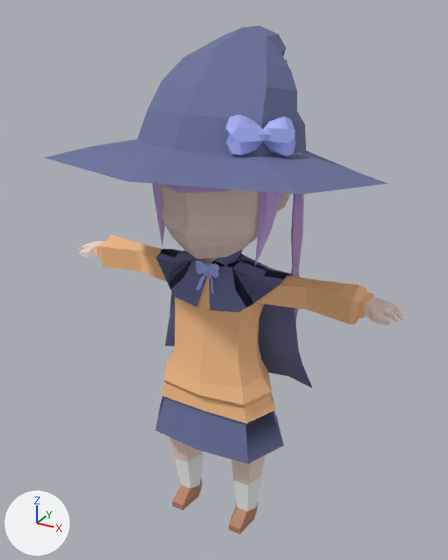
One commit to the FBX model Assets/CutePlatformer/Models/Characters/PlayerMelon.fbx: the scene before it, then after it.
One viewpoint serves both versions: a 50 mm lens placed at (1.33, -2.34, 2.55), pointed at (-0.01, 0.09, 1.33). Every picture has the same lights, and +X, +Y and +Z are marked at lower left. Where no turn or scale is listed for an object, it has been applied to the vertices. Vertices at the same position are counted once.

Names of what the first picture shows: 'MelonBody0', 'MelonCloak0', 'MelonCloak0Ribbon', 'MelonHair0Thick', 'MelonHat1', 'MelonHat1Ribbon'.
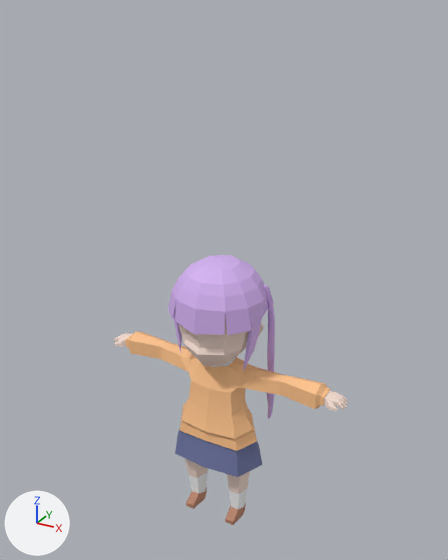
The change, as a list of edits to the scene's bpy script:
```text
Change me_mesh_005:
    used by ob_melonhair0thick; location = (0.26, 0.167, 2.143)
    remove me_mesh_005.from_pydata(...)  # 82 vertices, 106 faces; spans x -0.594..0.073, y -0.034..0.091, z -1.14..-0.019
    add me_mesh_005.from_pydata(...)  # 2516 vertices, 2512 faces; spans x -0.245..0.245, y 0.106..0.18, z 0.549..1.338
    me_mesh_005 part 1: 2516 vertices added at x -0.245..0.245, y 0.106..0.18, z 0.549..1.338
    me_mesh_005 part 2: 41 vertices removed from x -0.022..0.073, y -0.034..0.091, z -1.14..-0.019
Add me_mesh_1:
    me_mesh_1.from_pydata(...)  # 648 vertices, 722 faces; spans x -0.671..0.671, y -0.214..0.26, z 0.0..1.465
    # faces by material slot: [176, 372, 26, 28, 120]
    me_mesh_1.materials.append(mat_jumper)  # beige #ffc48c
    me_mesh_1.materials.append(mat_skin)  # white #f8e0d4
    me_mesh_1.materials.append(mat_whitesocks)  # white #fdfeff
    me_mesh_1.materials.append(mat_shoes)  # brown #b78167
    me_mesh_1.materials.append(mat_hair)  # purple #d4b1f1
Add me_mesh_003_1:
    me_mesh_003_1.from_pydata(...)  # 288 vertices, 256 faces; spans x -0.261..0.261, y -0.145..0.155, z 0.366..0.527
    me_mesh_003_1.materials.append(mat_skirt)  # blue #69709c
Remove ob_melonhat1:
    ob_melonhat1 = bpy.data.objects.new('MelonHat1', me_mesh_001)
    ob_melonhat1.location = (0.0, 0.043, 2.27)
Remove ob_melonhat1ribbon:
    ob_melonhat1ribbon = bpy.data.objects.new('MelonHat1Ribbon', me_mesh_002)
    ob_melonhat1ribbon.location = (0.292, -0.148, 2.096)
Remove ob_meloncloak0:
    ob_meloncloak0 = bpy.data.objects.new('MelonCloak0', me_mesh_003)
    ob_meloncloak0.location = (0.0, 0.0, 0.0)
Remove ob_meloncloak0ribbon:
    ob_meloncloak0ribbon = bpy.data.objects.new('MelonCloak0Ribbon', me_mesh_004)
    ob_meloncloak0ribbon.location = (0.0, -0.09, 1.454)
Remove ob_melonbody0:
    ob_melonbody0 = bpy.data.objects.new('MelonBody0', me_mesh)
    ob_melonbody0.location = (0.0, 0.0, 0.0)
Change ob_melonhair0thick:
    ob_melonhair0thick.location: (0.26, 0.167, 2.143) -> (0.0, 0.0, 0.0)
Add ob_melonbody:
    ob_melonbody = bpy.data.objects.new('MelonBody', me_mesh_1)
    ob_melonbody.location = (0.0, 0.0, 0.0)
Add ob_melonskirt:
    ob_melonskirt = bpy.data.objects.new('MelonSkirt', me_mesh_003_1)
    ob_melonskirt.location = (0.0, 0.0, 0.0)
```

Location of each change, [x1, y1, x2, y2] in pixels of the pictures (448 x 560 px):
'MelonBody0', deleted
    before: [78, 183, 405, 534]
    faces in mat_jumper (beige #ffc48c): [96, 235, 374, 424]
    faces in mat_skin (white #f8e0d4): [78, 184, 405, 485]
    faces in mat_skirt (blue #69709c): [155, 396, 284, 464]
    faces in mat_hair (purple #d4b1f1): [152, 183, 282, 265]
    faces in mat_whitesocks (white #fdfeff): [175, 259, 261, 511]
'MelonHat1', deleted (blue)
    before: [45, 26, 388, 194]
'MelonBody', added
    after: [113, 255, 347, 525]
    faces in mat_jumper (beige #ffc48c): [126, 331, 330, 451]
    faces in mat_hair (purple #d4b1f1): [168, 255, 268, 371]
    faces in mat_skin (white #f8e0d4): [113, 318, 347, 494]
    faces in mat_whitesocks (white #fdfeff): [189, 357, 247, 509]
    faces in mat_shoes (brown #b78167): [186, 487, 246, 525]
'MelonCloak0', deleted (blue)
    before: [156, 248, 312, 388]
'MelonHat1Ribbon', deleted (blue)
    before: [225, 114, 296, 157]
'MelonSkirt', added (blue)
    after: [175, 429, 262, 477]
'MelonHair0Thick', reshaped, moved
    before: [184, 194, 304, 321]
    after: [263, 284, 275, 419]
'MelonCloak0Ribbon', deleted
    before: [195, 260, 219, 294]
part 1 of me_mesh_005, added (purple)
    after: [263, 284, 275, 419]
part 2 of me_mesh_005, deleted (purple)
    before: [291, 194, 304, 321]
